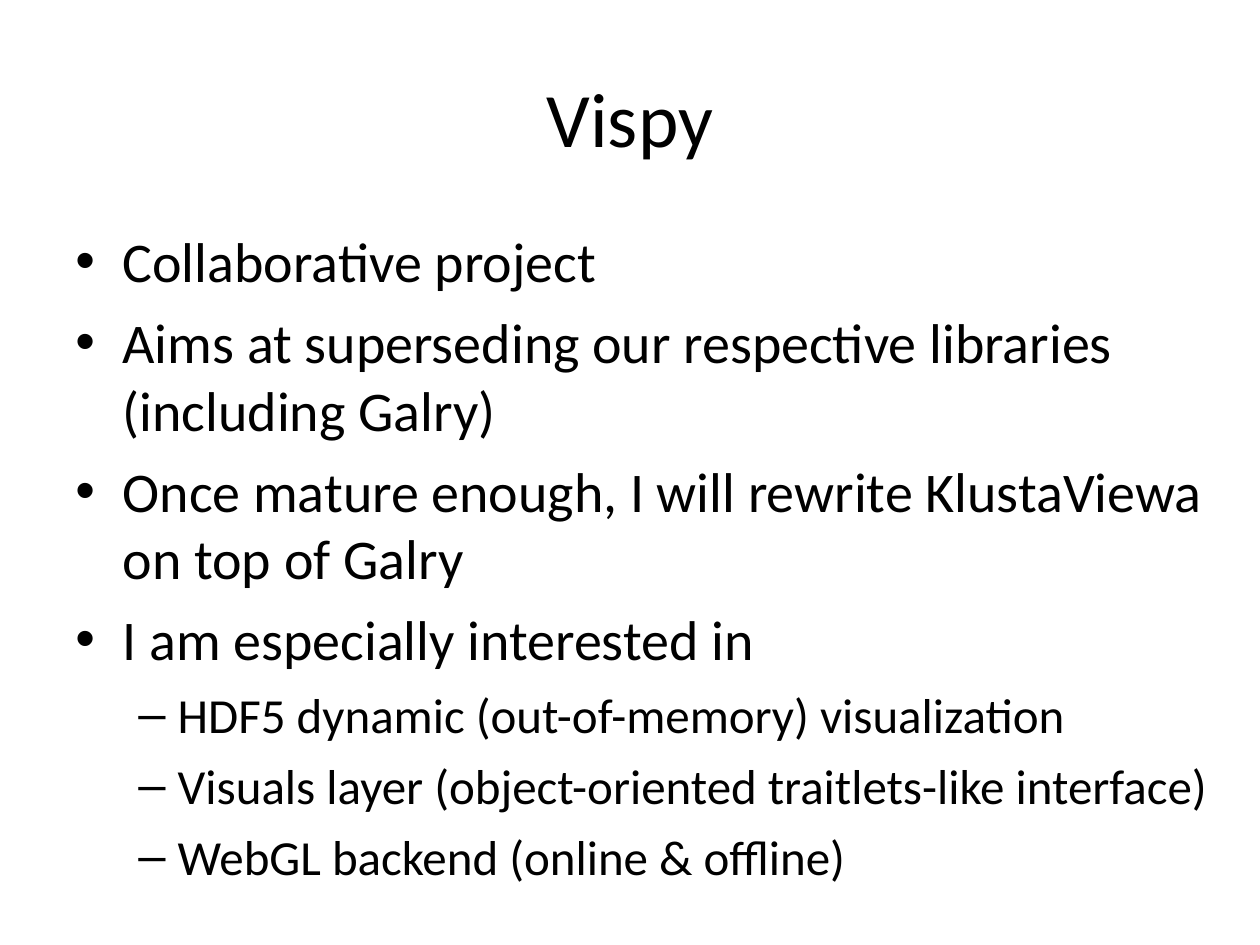
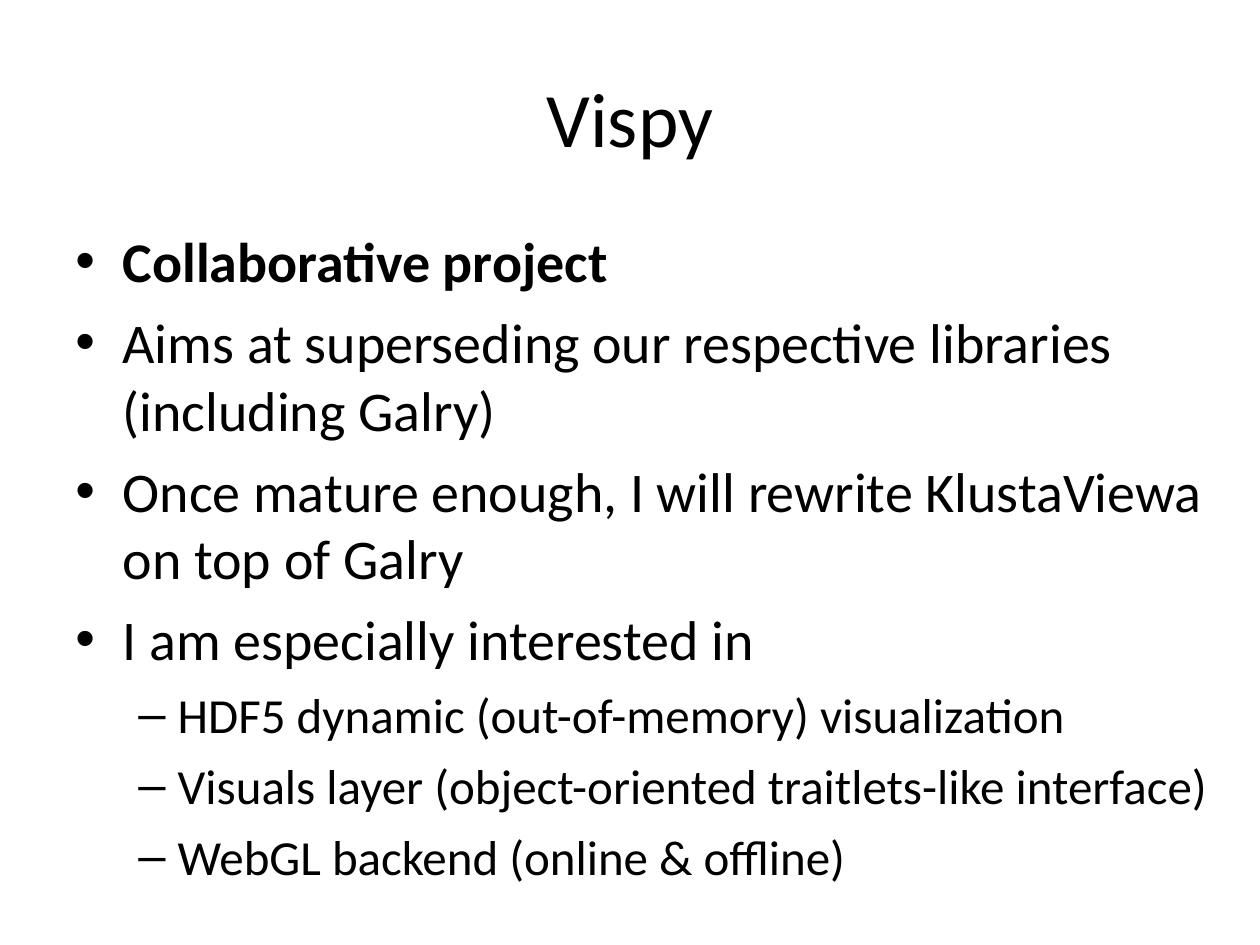
Before and after one commit to vispy/codecamp-esrf-2014, a slide deck: slide 12 of cr/1-personal/personal.ppt (slide 10 before the commit). Drawn at 1260x945 pixels with LibreOffice and Linux fonts; fonts in the diff are those of the drawing. Boxes give left, top, right and bottom in pixels: in the first picture for what was removed or moved away, otherwise in the second. Text is boxed around its words. In the diff, an @@ line names an element or a change of style, - is before the commit and + after.

```diff
--- a/cr/1-personal/personal.ppt
+++ b/cr/1-personal/personal.ppt
@@ text at <box>123,242,608,292</box>: bold on in "Collaborative project" @@
```
Also in this commit, not shown: 2 slides added, 1 other file.
